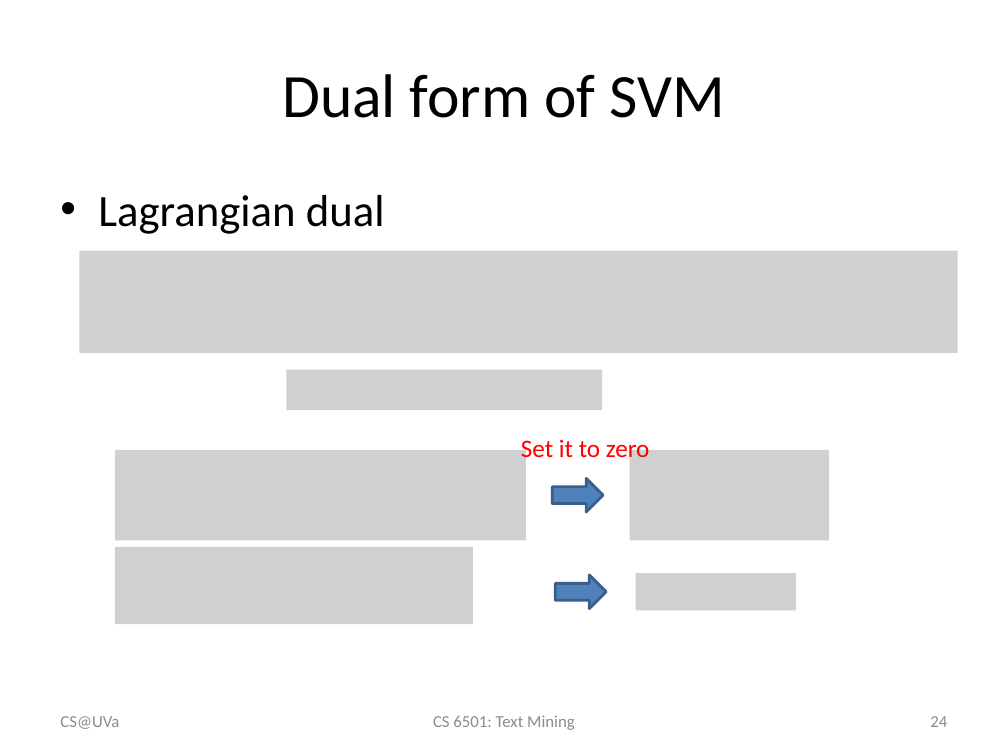
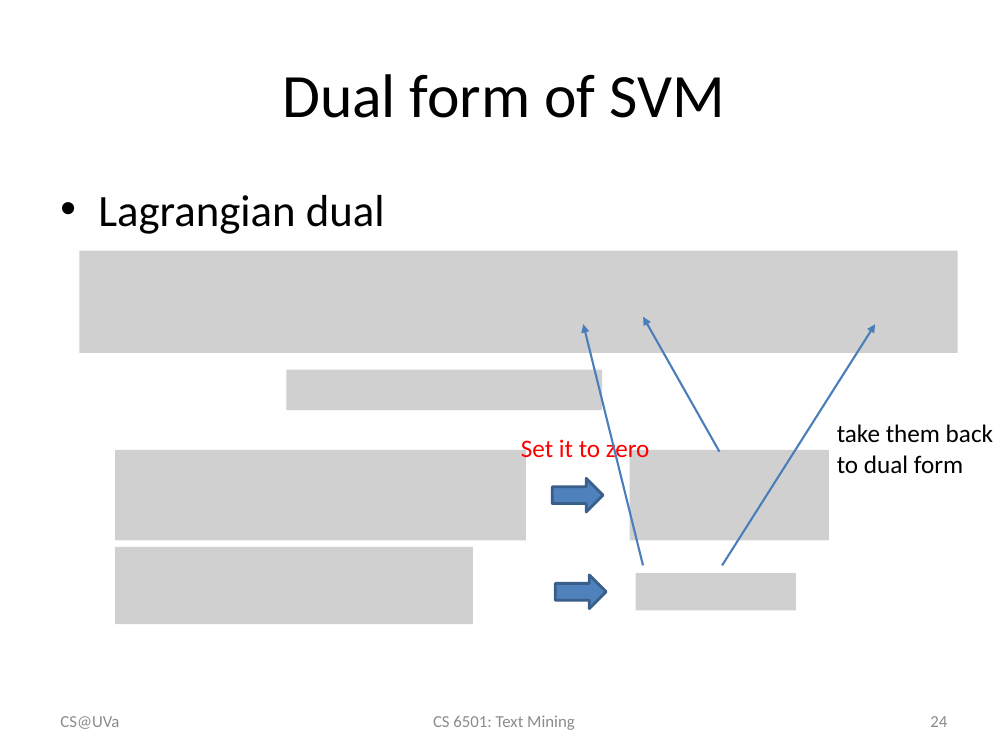
Before and after one commit to wang296/CS6501-Text-Mining, a slide deck: slide 24 of docs/svm.pptx. Drawn at 1008x756 pixels with LibreOffice and Linux fonts; fonts in the diff are those of the drawing; grey boxes stand for pictures. Boxes give left, top, right and bottom in pixels: in the first picture for what was removed or moved away, otherwise in the second. Text is boxed around its words. In the diff, an @@ line names an element or a change of style, - is before the commit and + after.

```diff
--- a/docs/svm.pptx
+++ b/docs/svm.pptx
@@ arrow added from (643, 565) to (584, 325), #4B7EBC 1.5 pt @@
@@ arrow added from (720, 452) to (643, 317), #4B7EBC 1.5 pt @@
@@ arrow added from (722, 565) to (875, 325), #4B7EBC 1.5 pt @@
@@ text added at box(837, 424, 993, 474), 18 pt, text #000000 @@
+take them back to dual form
```
Also in this commit, not shown: 10 other slides changed, 1 slide added, 2 other files.
